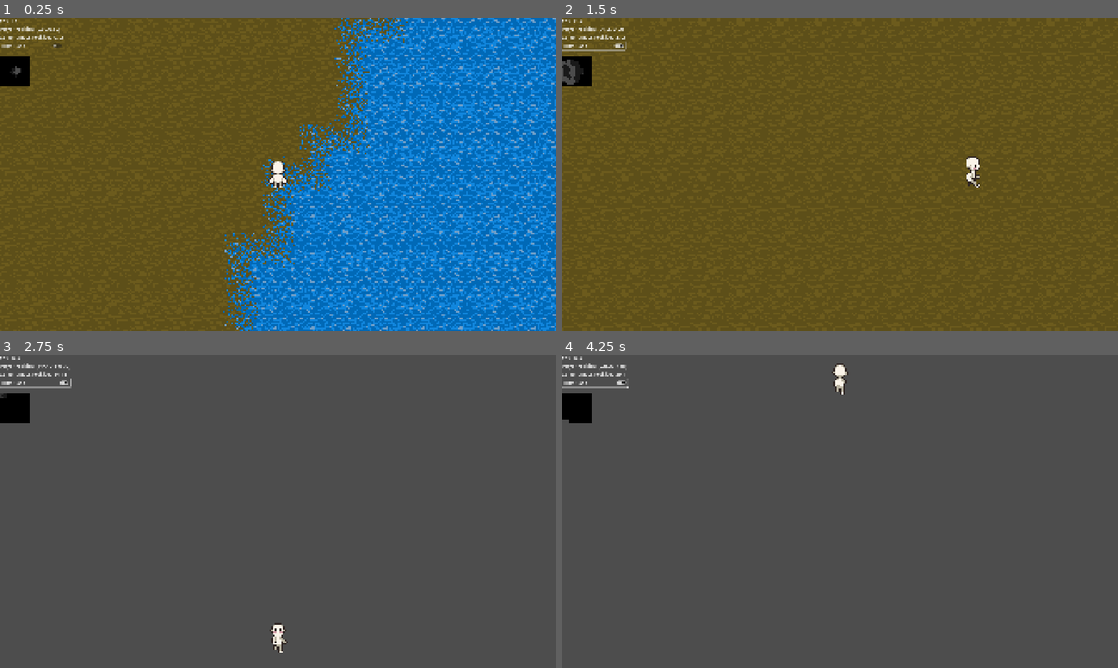
Above: before the commit, frames 1-4 (two rows, left to right).
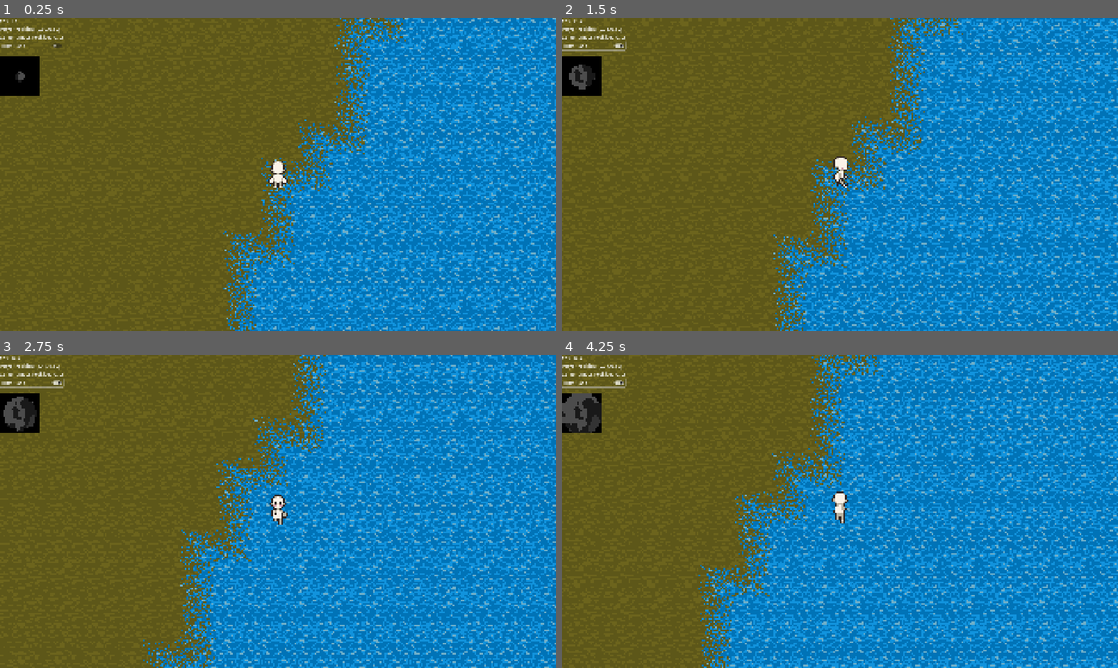
Above: after the commit, the same moments.

Repository: zzxn/rim-lab
Game: Godot game, scene res://scenes/main.tscn
Same seed, same stepped clock (60 frames per second), same inputs: the game is played once before the commit and once after it. The engine's default icon, where the game draws it, is replaced by a stand-in: a white triangle on a blue panel in a dark square.
Inputs (mouse positions are in pixels of both pictures, inside the frame that each line leads up to):
- Up to frame 1 (0.25 s): no input
- Up to frame 2 (1.5 s): click "Hint Block" at 0.5 s; move the mouse to (962, 158) at 1.27 s; hold D (move_right) from 1.28 s (still down); hold Mouse wheel up (zoom_in) from 1.28 s (still down)
- Up to frame 3 (2.75 s): move the mouse to (166, 527) at 2.02 s; release D (move_right) at 2.03 s; release Mouse wheel up (zoom_in) at 2.03 s; hold S (move_down) from 2.03 s (still down); tap Mouse wheel down (zoom_out) at 2.1 s
- Up to frame 4 (4.25 s): move the mouse to (895, 442) at 2.77 s; release S (move_down) at 2.78 s; hold D (move_right) 2.78-3.53 s; hold Mouse wheel up (zoom_in) 2.78-3.53 s; move the mouse to (812, 574) at 3.52 s; hold W (move_up) from 3.53 s (still down); tap Mouse wheel down (zoom_out) at 3.6 s

The runs differ from the first frame. In frame 1, 3.1% of the frame differs, in the area x 0-74%, y 0-100%; in frame 2, 48%; in frame 3, 100%; in frame 4, 100%, in the area x 0-100%, y 0-100%.

Commit message:
fix: some tile miss when fast moving

Diff:
--- a/scenes/main.tscn
+++ b/scenes/main.tscn
@@ -17,7 +17,7 @@
 player = NodePath("Player")
 
 [node name="Player" parent="." instance=ExtResource("2_jyhfs")]
-speed = 5000
+speed = 50
 
 [node name="HUD" type="CanvasLayer" parent="."]
 
--- a/scripts/game_controller.gd
+++ b/scripts/game_controller.gd
@@ -21,9 +21,9 @@
 var generate_task_dict: Dictionary = {} # key: block_pos, value: task_id
 var required_block_pos_list = []
 
-const LOAD_DISTANCE = 8
+const LOAD_DISTANCE = 10
 
-const ACTIVE_DISTANCE = min(LOAD_DISTANCE, 6)
+const ACTIVE_DISTANCE = min(LOAD_DISTANCE, 8)
 var active_world_start: Vector2
 var active_world_end: Vector2
 
@@ -106,8 +106,10 @@
 		var block = block_enter_scene_queue.pop_front()
 		if block.block_pos in curr_block_dict:
 			push_warning("block already generated...", str(block.block_pos))
+			generate_task_dict.erase(block.block_pos)
 		elif block.block_pos not in required_block_pos_list:
 			# push_warning("block is not needed anymore")
+			generate_task_dict.erase(block.block_pos)
 			pass
 		else:
 			block_enter_timeout += BLOCK_ENTER_SCENE_TIME_GAP
--- a/shaders/tile.gdshader
+++ b/shaders/tile.gdshader
@@ -20,12 +20,13 @@
 }
 
 void fragment() {
+	vec2 wrapped_world_position = fract(world_position / 640.0) * 640.0;
 	if (world_position.x >= active_world_start.x && world_position.x < active_world_end.x && world_position.y >= active_world_start.y && world_position.y < active_world_end.y) {
 		int bend_type = 1;
 		vec2 distort = vec2(0.0);
 		switch (bend_type) {
 			case 1: // brush
-				distort += vec2(random(round( fract(world_position / 320.0) * 320.0 ))) - 0.5;
+				distort += vec2(random(round(wrapped_world_position))) - 0.5;
 				break;
 			case 2: // hand-draw
 				distort +=  (texture(noise, world_position * 0.001).rg - 0.5);
@@ -53,6 +54,6 @@
 			////}
 		//}
 
-		// COLOR.g *= 1.1;
+		COLOR.g *= 1.1;
 	}
 }
